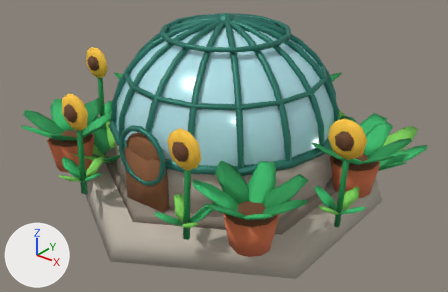
Two versions of the glTF model game/assets/modelos/landmarks/ciencias.glb, one commit apart.
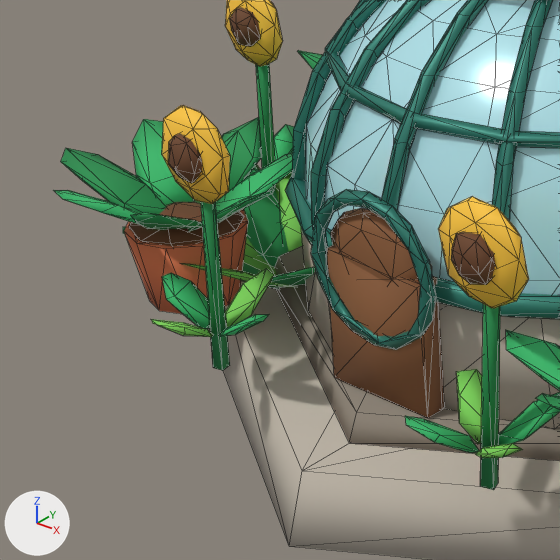
Each version appears first whole from a 50 mm lens placed at (4.18, -5.25, 3.85), pointed at (0.03, -0.07, 0.63), and next in a close-up on the part from 0% to 48% of the width and 18% to 91% of the height. The lights are fixed; the arrows at lower left show +X, +Y and +Z. The first two pictures are the older version. The close-ups show mesh edges as thin lines.

Names of what the first close-up shows: 'Ciencias_Foliage', 'Ciencias_estrutura'.
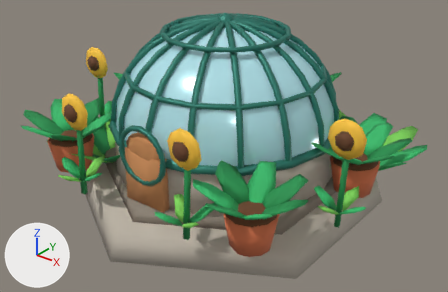
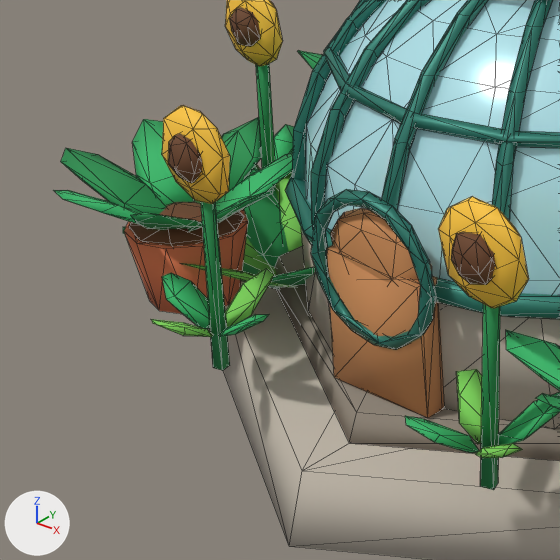
Pixel boxes [x1, y1, x2, y2] of what changed, in the close-ups (560 x 560 px):
'Ciencias_estrutura', recoloured (lighter): [162, 0, 532, 459] in both

The edits, one by one:
Material 'c_madeira' (mat_c_madeira) changes colour from brown #8a5a36 to orange #c98a55; in linear values from (0.254, 0.102, 0.0369) to (0.584, 0.254, 0.0908).
